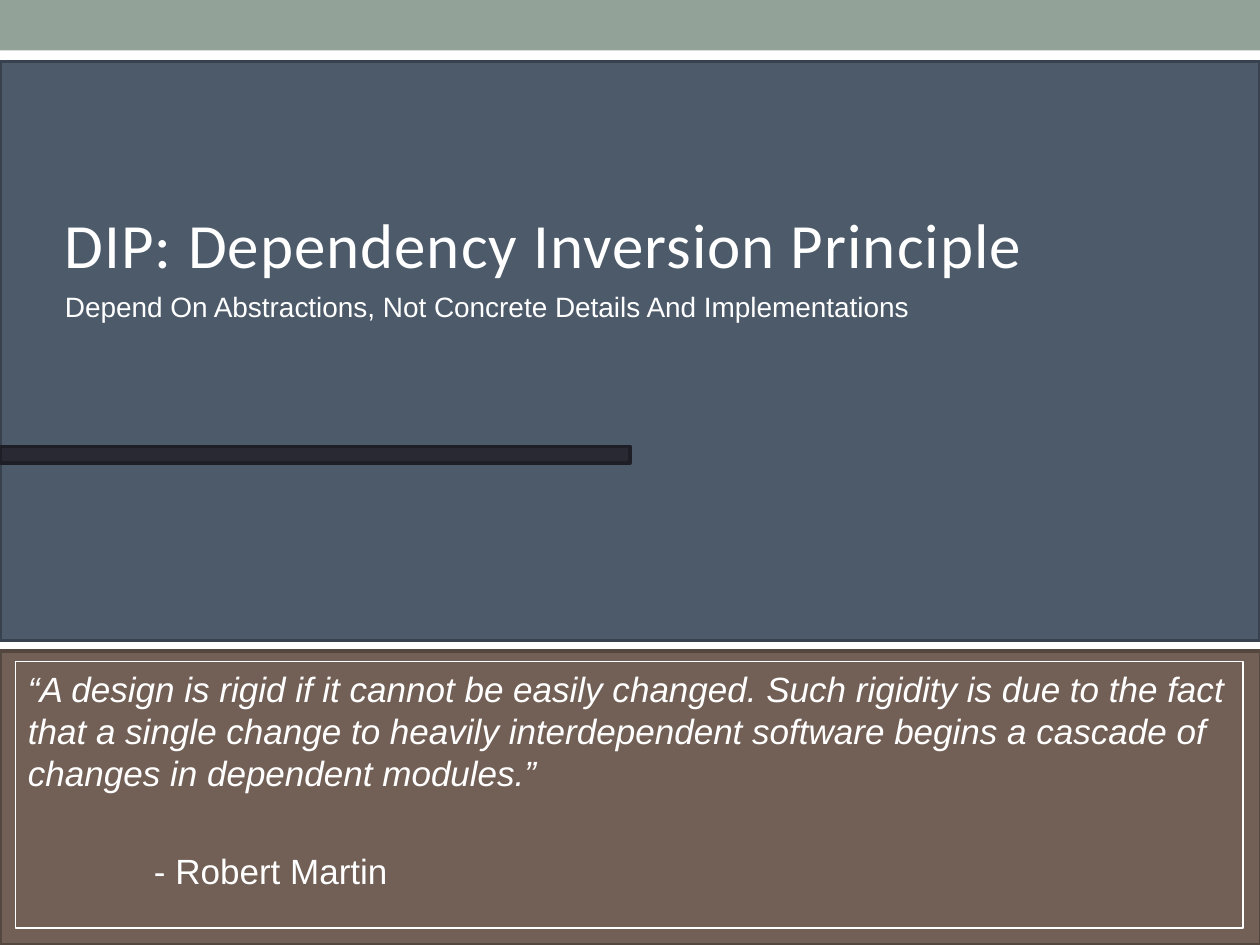
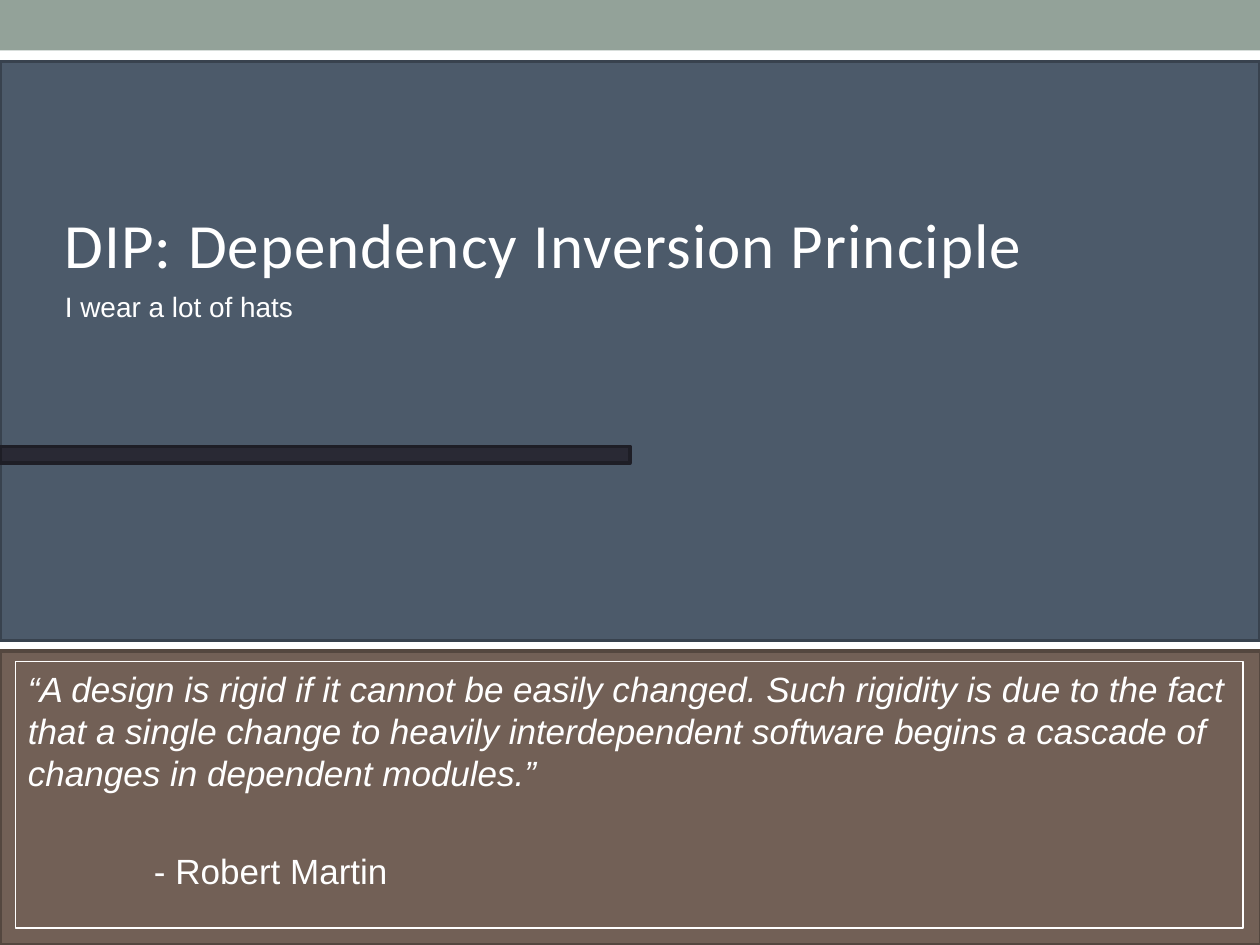
Before and after one commit to mxriverlynn/presentations-and-training, a slide deck: slide 24 of SOLID Principles - Step By Step Code/SOLID Principles Presentation.pptx. Drawn at 1260x945 pixels with LibreOffice and Linux fonts; fonts in the diff are those of the drawing. Boxes give left, top, right and bottom in pixels: in the first picture for what was removed or moved away, otherwise in the second. Text is boxed around its words. In the diff, an @@ line names an element or a change of style, - is before the commit and + after.

```diff
--- a/SOLID Principles - Step By Step Code/SOLID Principles Presentation.pptx
+++ b/SOLID Principles - Step By Step Code/SOLID Principles Presentation.pptx
@@ text at [65,296,293,318]: text changed @@
-Depend On Abstractions, Not Concrete Details And Implementations
+I wear a lot of hats
```
Also in this commit, not shown: 1 other slide changed.
